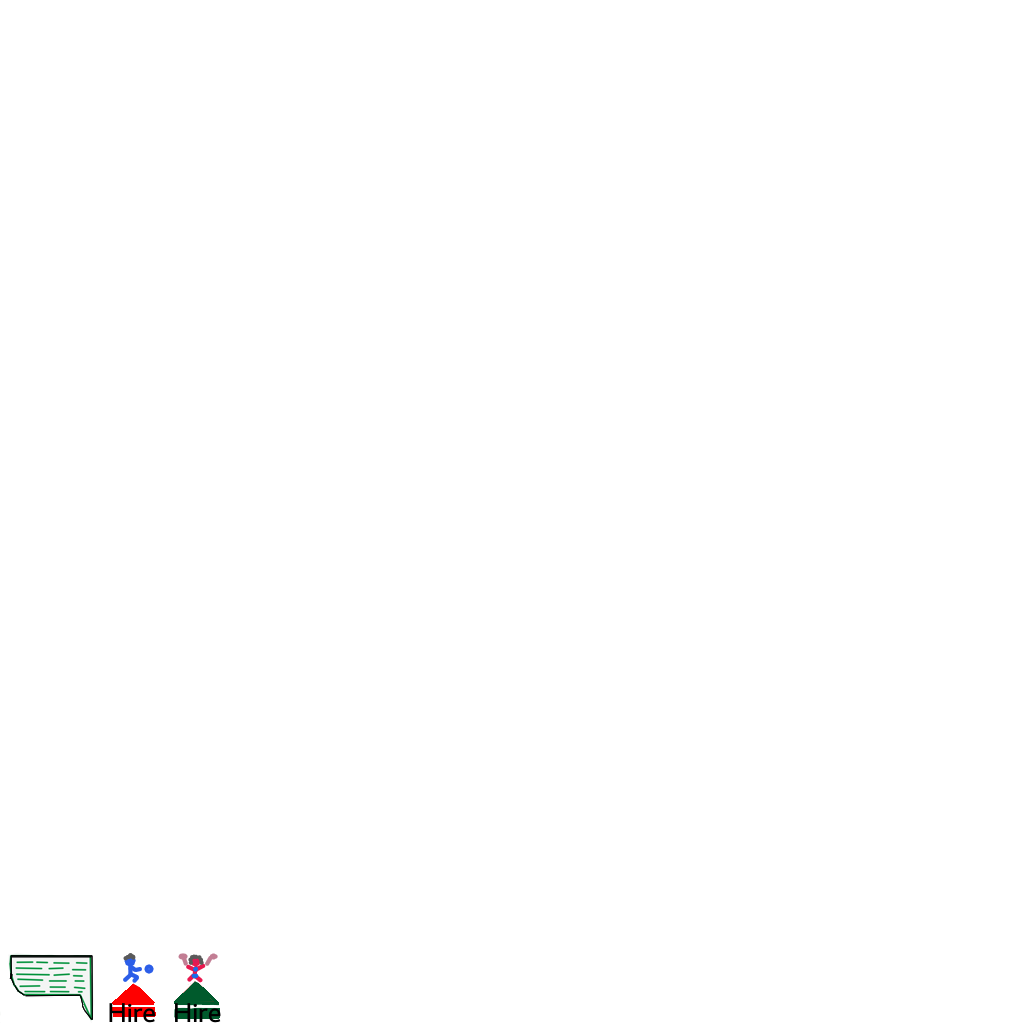
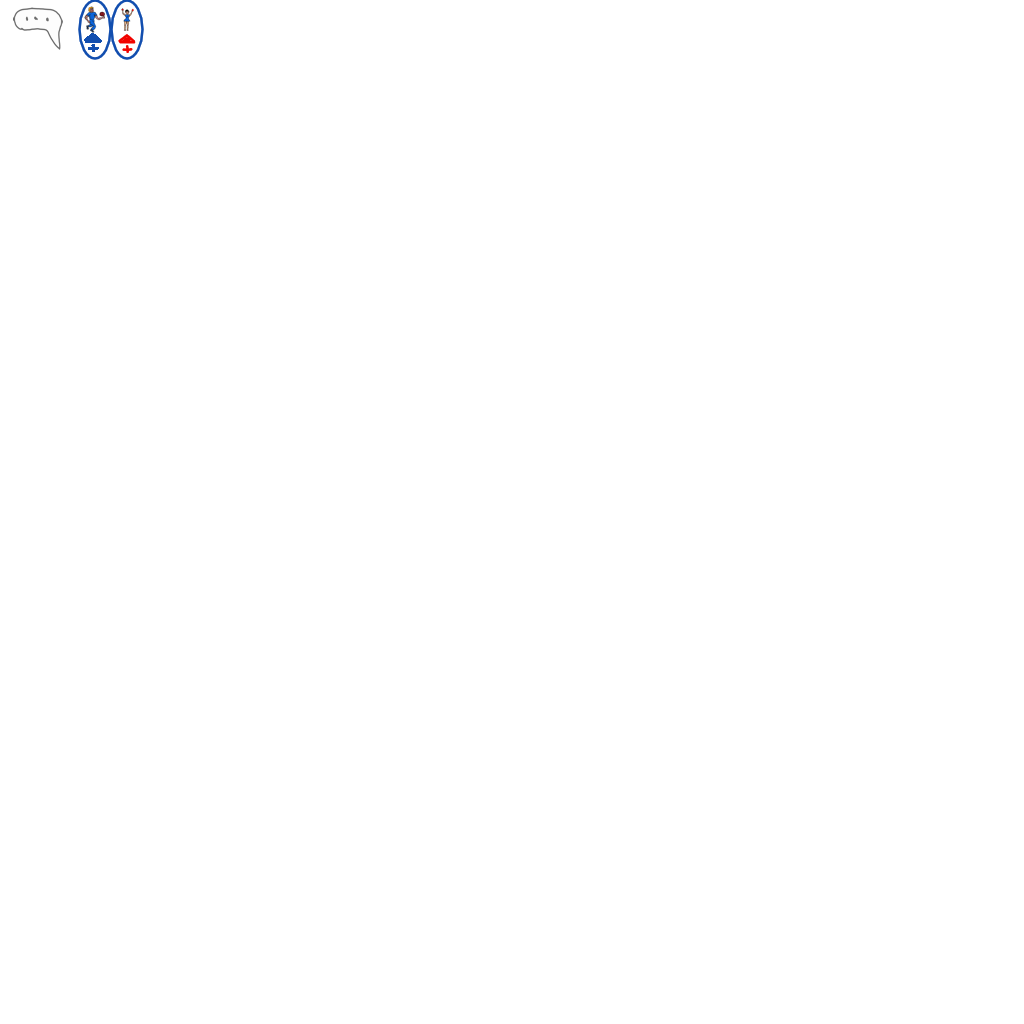
Layer changes from the first (1024, 1024) image to the second:
added layer "Copy of Layer 23" above "Layer 23" over [78, 0, 144, 60]
added layer "Layer 23" above "Copy of Layer 24" over [0, 0, 221, 1023]
added layer "Copy of Layer 24" above "Layer 24" over [0, 0, 221, 1023]
added layer "Layer 24" above "Copy of Layer 16" over [13, 0, 128, 60]
added layer "Copy of Layer 16" above "Copy of Layer 11" over [78, 0, 128, 60]
added layer "Copy of Layer 11" above "Layer 16" over [0, 0, 221, 1023]
added layer "Layer 7" above "Copy of Vector Layer 3" over [0, 0, 221, 1023]
hid "Layer 6" over [64, 953, 221, 1023]
hid "Layer 5" over [64, 953, 192, 1023]
hid "Layer 4" over [0, 0, 221, 1023]
hid "Layer 3" over [0, 0, 221, 1023]
hid "Layer 2" over [0, 952, 128, 1023]
